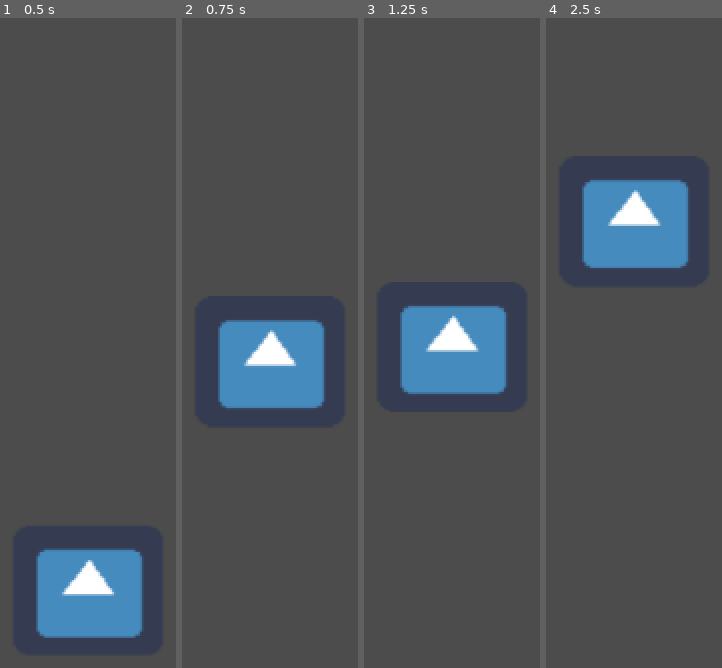
Above: before the commit, frames 1-4 (left to right).
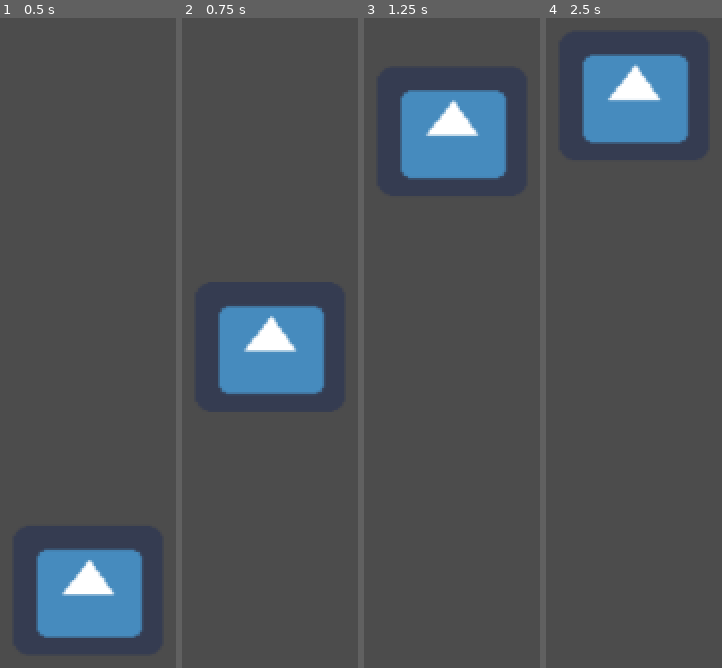
Above: after the commit, the same moments.

Repository: zMenta/DinosaurRun
Game: Godot game, scene res://main/Main.tscn
Two runs of this game, one before a commit and one after it. Both use one fixed random seed, a clock stepped at 60 frames per second and the inputs below. The engine's default icon, where the game draws it, is replaced by a stand-in: a white triangle on a blue panel in a dark square.
Inputs:
- Up to frame 1 (0.5 s): no input
- Up to frame 2 (0.75 s): tap Enter at 0.5 s; hold Space (jump) from 0.53 s (still down)
- Up to frame 3 (1.25 s): keep holding Space (jump)
- Up to frame 4 (2.5 s): release Space (jump) at 1.28 s; tap Space (jump) at 1.35, 1.52, 1.82 s; hold Space (jump) from 2.03 s (still down)

Frame 1 is identical in both runs. In frame 2, 4.2% of the frame differs, in the area x 20-81%, y 44-60%; in frame 3, 16%; in frame 4, 16%, in the area x 20-81%, y 5-39%.

Commit message:
player jump improvements

Diff:
--- a/DinosaurRun/scenes/player/Player.gd
+++ b/DinosaurRun/scenes/player/Player.gd
@@ -6,7 +6,8 @@
 const JUMP_VELOCITY := -175
 const MAX_JUMP_VELOCITY := -1100
 
-var _gravity : float = 9.8 * 400
+var _gravity : float = 9.8
+var _gravity_multiplier := 400
 var _can_jump := true
 var dead := false
 var velocity := Vector2()
@@ -19,9 +20,9 @@
 
 	# Jumping code, the jump will be higher if the jump key be held for longer.
 	if not is_on_floor():
-		velocity.y += _gravity * delta
+		velocity.y += _gravity * _gravity_multiplier * delta
 	else:
-		print("Can jump")
+		_gravity_multiplier = 300
 		_can_jump = true
 
 	if Input.is_action_pressed("jump") and _can_jump:
@@ -30,6 +31,7 @@
 				_can_jump = false
 
 	if Input.is_action_just_released("jump"):
+		_gravity_multiplier = 500
 		_can_jump = false
 
 	velocity = move_and_slide(velocity, Vector2.UP)
